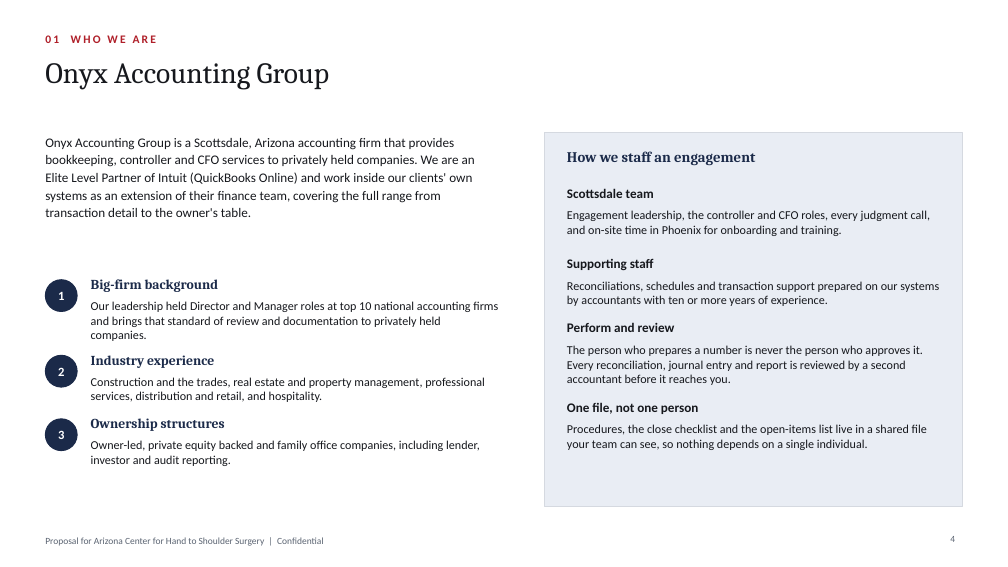
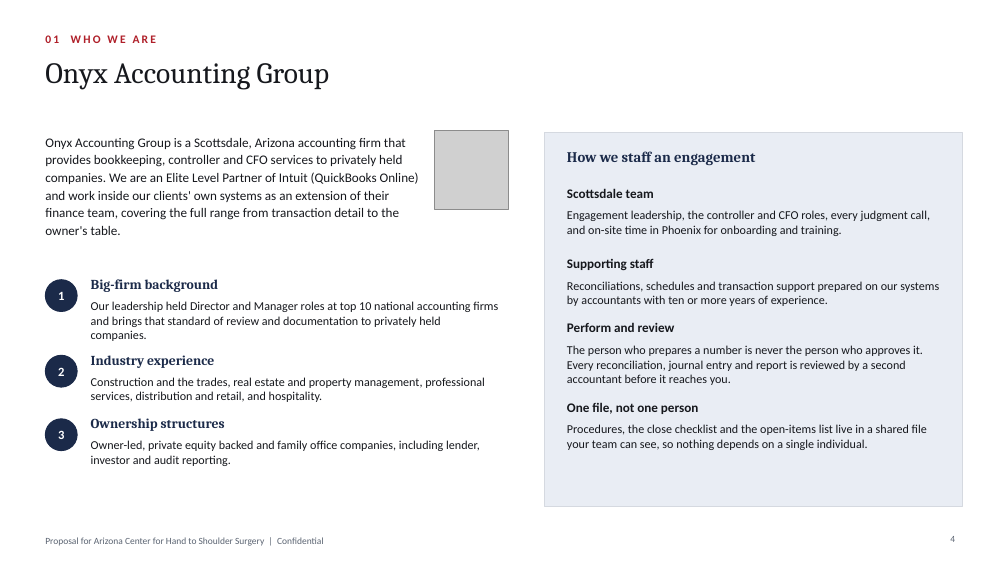
Before and after one commit to Onyxcfo/Engagement-Letter-Edits, a slide deck: slide 4 of Onyx_AZHandCenter_Proposal.pptx. Drawn at 1008x567 pixels with LibreOffice and Linux fonts; fonts in the diff are those of the drawing; grey boxes stand for pictures; background and template pictures are left out. Boxes give left, top, right and bottom in pixels: in the first picture for what was removed or moved away, otherwise in the second. Text is boxed around its words. In the diff, an @@ line names an element or a change of style, - is before the commit and + after.

```diff
--- a/Onyx_AZHandCenter_Proposal.pptx
+++ b/Onyx_AZHandCenter_Proposal.pptx
@@ text "Onyx Accounting Group is a ..." rewrapped from bbox=[45, 138, 475, 217] to bbox=[45, 138, 419, 235] @@
@@ picture added at bbox=[435, 130, 508, 209] @@
```
Also in this commit, not shown: 5 other slides changed, 2 other files.
